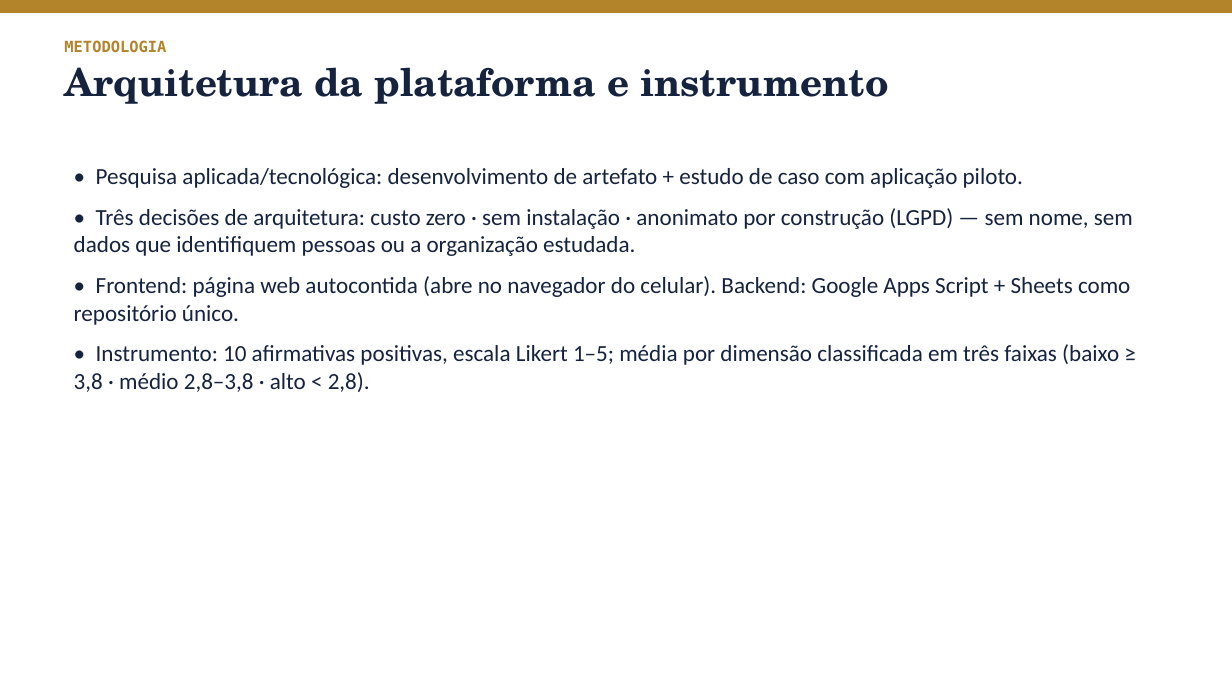
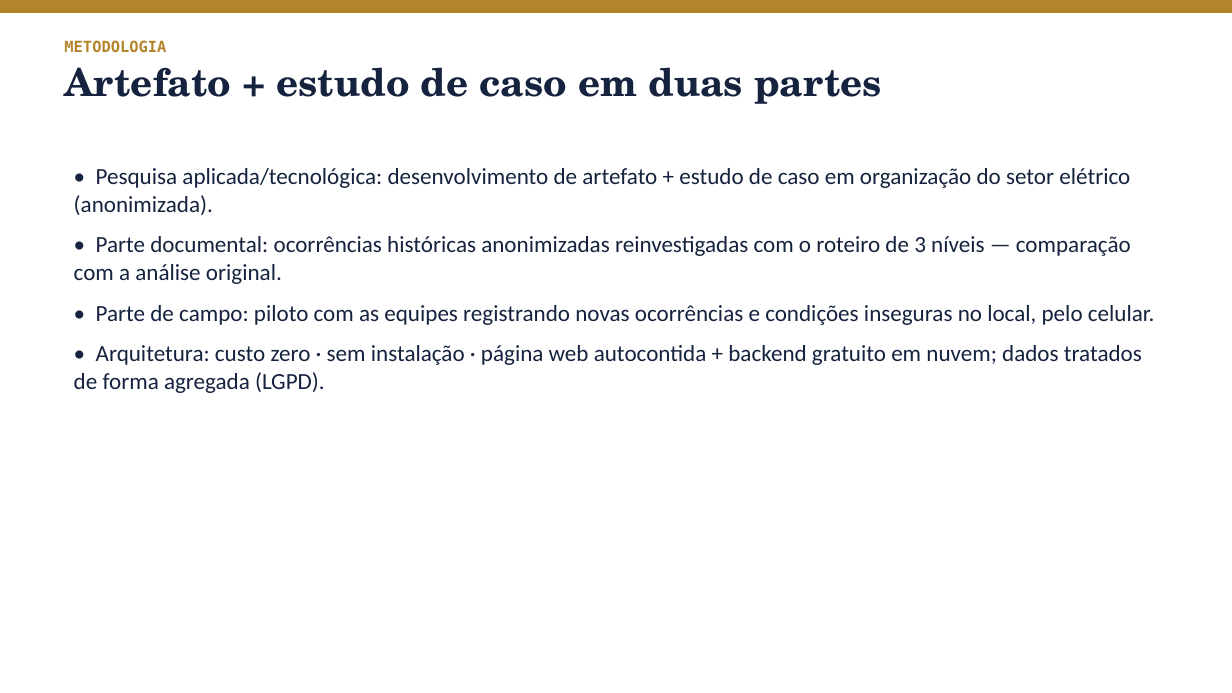
Before and after one commit to rodrigozambon20-del/TCCENGENHARIASEGURAN-A, a slide deck: slide 6 of docs/tcc/apresentacao/Apresentacao_Banca_Psike.pptx. Drawn at 1232x693 pixels with LibreOffice and Linux fonts; fonts in the diff are those of the drawing. Boxes give left, top, right and bottom in pixels: in the first picture for what was removed or moved away, otherwise in the second. Text is boxed around its words. In the diff, an @@ line names an element or a change of style, - is before the commit and + after.

```diff
--- a/docs/tcc/apresentacao/Apresentacao_Banca_Psike.pptx
+++ b/docs/tcc/apresentacao/Apresentacao_Banca_Psike.pptx
@@ text at [64,67,882,104]: text changed @@
-Arquitetura da plataforma e instrumento
+Artefato + estudo de caso em duas partes
@@ text at [74,168,1155,393]: text changed @@
-• Pesquisa aplicada/tecnológica: desenvolvimento de artefato + estudo de caso com aplicação piloto.
-• Três decisões de arquitetura: custo zero · sem instalação · anonimato por construção (LGPD) — sem nome, sem dados que identifiquem pessoas ou a organização estudada.
-• Frontend: página web autocontida (abre no navegador do celular). Backend: Google Apps Script + Sheets como repositório único.
-• Instrumento: 10 afirmativas positivas, escala Likert 1–5; média por dimensão classificada em três faixas (baixo ≥ 3,8 · médio 2,8–3,8 · alto < 2,8).
+• Pesquisa aplicada/tecnológica: desenvolvimento de artefato + estudo de caso em organização do setor elétrico (anonimizada).
+• Parte documental: ocorrências históricas anonimizadas reinvestigadas com o roteiro de 3 níveis — comparação com a análise original.
+• Parte de campo: piloto com as equipes registrando novas ocorrências e condições inseguras no local, pelo celular.
+• Arquitetura: custo zero · sem instalação · página web autocontida + backend gratuito em nuvem; dados tratados de forma agregada (LGPD).
```
Also in this commit, not shown: 11 other slides changed, 1 slide added, 1 slide removed, 5 other files.
